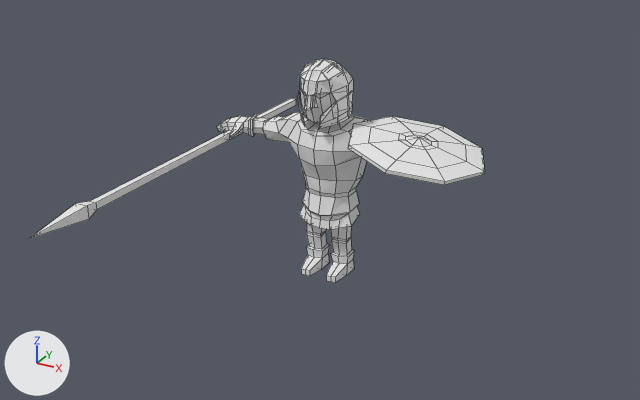
A saved change to the Blender file Saxon.blend.
Rendered twice from a 50 mm camera at (3.12, -5.84, 3.53) aimed at (0.36, -0.82, 1.02). Arrows for +X, +Y and +Z are at lower left; the lights stay in place. Mesh edges are drawn as thin lines.

Names of what the first picture shows: 'Cube', 'Helmet', 'Shield', 'Spear'.
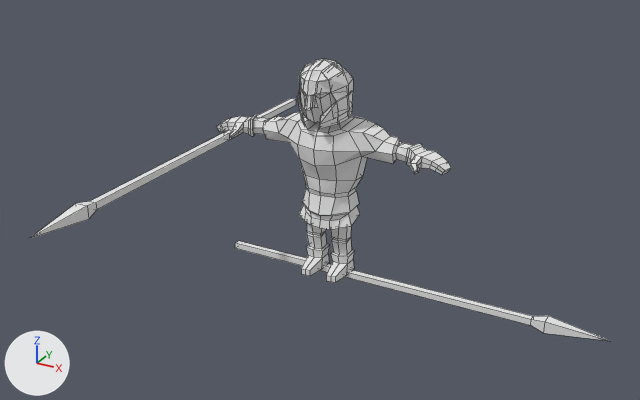
Where the newer file only moved an object's origin or applied its transform, the numbers keep the older frame.

What the commit changed:
Material 'Material.001' (mat_material_001) is new.
Its base color is (0.8, 0.8, 0.8) (white #e7e7e7).
Mesh me_cube_004 is new.
It has 21 vertices, 21 faces and spans x -0.05..0.05, y -2.32..0.93, z -0.05..0.05.
It uses material mat_material_001 (its picture is missing).
Object 'Shield' (ob_shield) is now hidden.
Object 'Spear.Export' (ob_spear_export) is new; it shows me_cube_004.
Its location is (0.0, 0.0, 0.0).
Its rotation in degrees is (0, 0, 90).

Where the change shows, as pixel boxes (x1, y1, x2, y2) in the pictures (640 x 400 px):
'Shield', hidden: before (348, 116, 485, 185)
'Spear.Export', added: after (235, 241, 609, 341)
